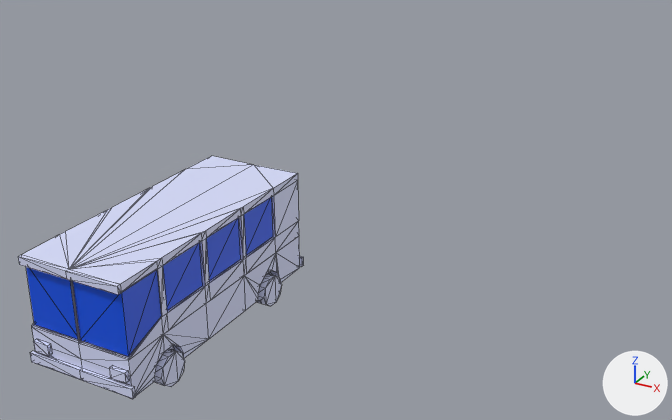
An edit to the glTF model web/public/models/vehicles/Bus.glb, drawn before and after from the same camera.
Both versions are drawn from a 50 mm camera at (-4.13, 4.45, 4.21) aimed at (-8.37, 12.17, 0.35). Every picture has the same lights, and +X, +Y and +Z are marked at lower right. Mesh edges are drawn as thin lines. Vertices at the same position are counted once.

Script lines for the objects in view, before the commit:
```python
me_plane_124 = bpy.data.meshes.new('Plane.124')
me_plane_124.from_pydata(...)  # 397 vertices, 726 faces; spans x -0.47..0.47, y -1.11..1.15, z -0.43..0.56
# faces by material slot: [28, 698]
me_plane_124.materials.append(mat_primary)  # blue #0051e7
me_plane_124.materials.append(mat_base)  # white #dadfff
ob_bus = bpy.data.objects.new('Bus', me_plane_124)
ob_bus.location = (-8.313, 9.488, 0.827)
```
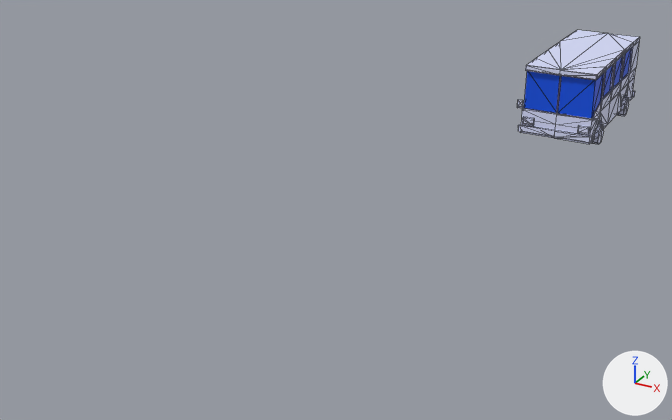
Location of each change, (x1, y1, x2, y2) in pixels of the pictures (672 x 420 px; the box of a moved part takes in the faces that stretch with it):
'Bus', reshaped, moved, turned, rescaled
    before: (18, 156, 304, 399)
    after: (517, 30, 640, 144)
part 1 of me_plane_124, moved or reshaped
    before: (26, 267, 162, 356)
    after: (524, 71, 604, 118)
part 2 of me_plane_124, moved or reshaped
    before: (18, 156, 300, 396)
    after: (521, 30, 640, 144)
part 3 of me_plane_124, moved or reshaped
    before: (30, 351, 136, 399)
    after: (518, 125, 593, 143)
part 4 of me_plane_124, added
    after: (577, 126, 589, 134)
part 5 of me_plane_124, added
    after: (592, 123, 604, 144)
part 6 of me_plane_124, added
    after: (617, 97, 629, 116)
part 7 of me_plane_124, added
    after: (522, 117, 534, 125)
part 8 of me_plane_124, moved or reshaped
    before: (299, 256, 304, 267)
    after: (632, 91, 635, 97)
part 9 of me_plane_124, added
    after: (592, 111, 600, 121)
part 10 of me_plane_124, added
    after: (517, 100, 523, 109)
part 11 of me_plane_124, deleted
    before: (33, 273, 282, 387)

The change in detail:
me_plane_124 is used by ob_bus; location (-8.313, 9.488, 0.827).
me_plane_124 had 397 vertices, 726 faces and spanned x -0.47..0.47, y -1.11..1.15, z -0.43..0.56.
me_plane_124 now has 429 vertices, 785 faces and spans x -0.18..0.3, y -0.54..0.52, z -0.13..0.34.
me_plane_124 part 1: the loose piece of 10 vertices spanning x -0.43..0.43, y -1.06..-0.69, z 0.0..0.5 is scaled about its middle by 0.468, then moved by (0.06, 0.45, -0.06).
me_plane_124 part 2: the loose piece of 239 vertices spanning x -0.44..0.44, y -1.11..1.13, z -0.32..0.56 is scaled about its middle by 0.468, then moved by (0.06, -0.03, 0.01).
me_plane_124 part 3: the loose piece of 12 vertices spanning x -0.47..0.47, y -1.1..-1.07, z -0.3..-0.22 is scaled about its middle by 0.468, then moved by (0.06, 0.56, 0.21).
me_plane_124 part 4: a new loose piece, a box spanning x 0.19..0.252, y -0.537..-0.52, z -0.012..0.025, in mat_base (white #dadfff).
me_plane_124 part 5: a new loose piece, a 10-sided cylinder along x spanning x 0.236..0.279, y -0.398..-0.275, z -0.125..-0.008, in mat_base (white #dadfff).
me_plane_124 part 6: a new loose piece, a 10-sided cylinder along x spanning x 0.236..0.279, y 0.219..0.343, z -0.125..-0.008, in mat_base (white #dadfff).
me_plane_124 part 7: a new loose piece, a box spanning x -0.138..-0.075, y -0.537..-0.52, z -0.012..0.025, in mat_base (white #dadfff).
me_plane_124 part 8: the loose piece of 12 vertices spanning x -0.47..0.47, y 1.12..1.15, z -0.3..-0.22 is scaled about its middle by 0.468, then moved by (0.06, -0.62, 0.21).
me_plane_124 part 9: a new loose piece of 16 vertices spanning x 0.26..0.3, y -0.52..-0.5, z 0.06..0.12, in mat_base (white #dadfff).
me_plane_124 part 10: a new loose piece of 16 vertices spanning x -0.18..-0.15, y -0.52..-0.5, z 0.06..0.12, in mat_base (white #dadfff).
me_plane_124 part 11: 8 loose pieces with 112 vertices, spanning x -0.47..0.47, y -1.1..1.14, z -0.43..-0.11, are deleted.
Object 'Bus' (ob_bus) moves from (-8.313, 9.488, 0.827) to (-7.08, 16.216, 0.619).
Object 'Bus' (ob_bus) turns from (0, 0, 0) to (0, 0, -0.5) degrees about x, y and z.
Object 'Bus' (ob_bus) is rescaled from (1.0, 1.0, 1.0) to (2.08, 2.08, 2.08).
